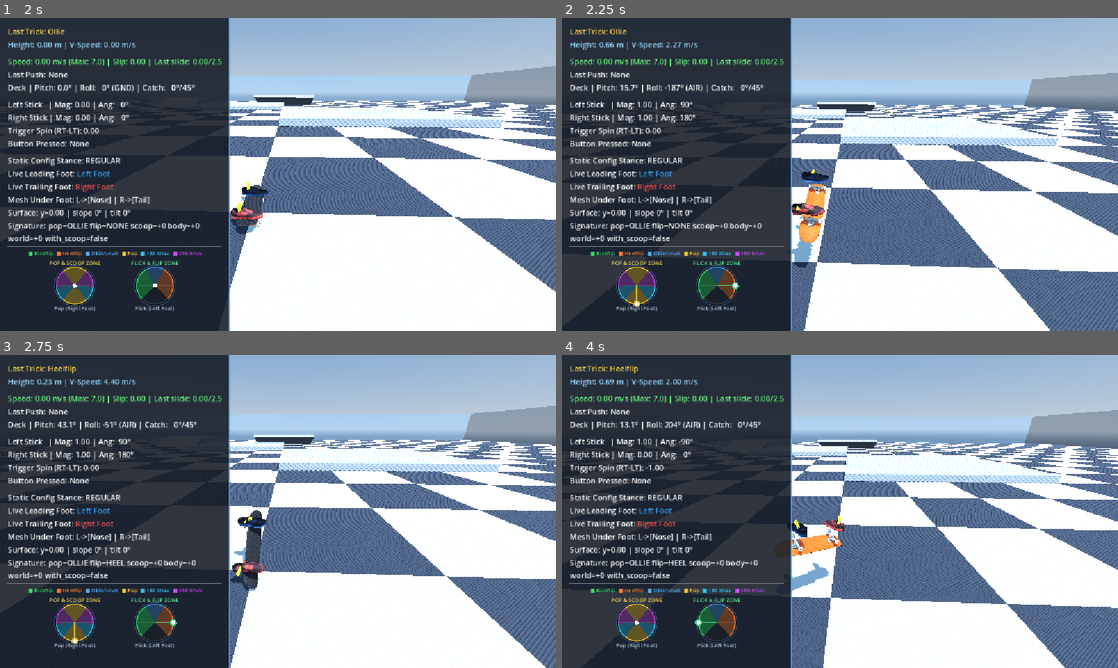
Above: before the commit, frames 1-4 (two rows, left to right).
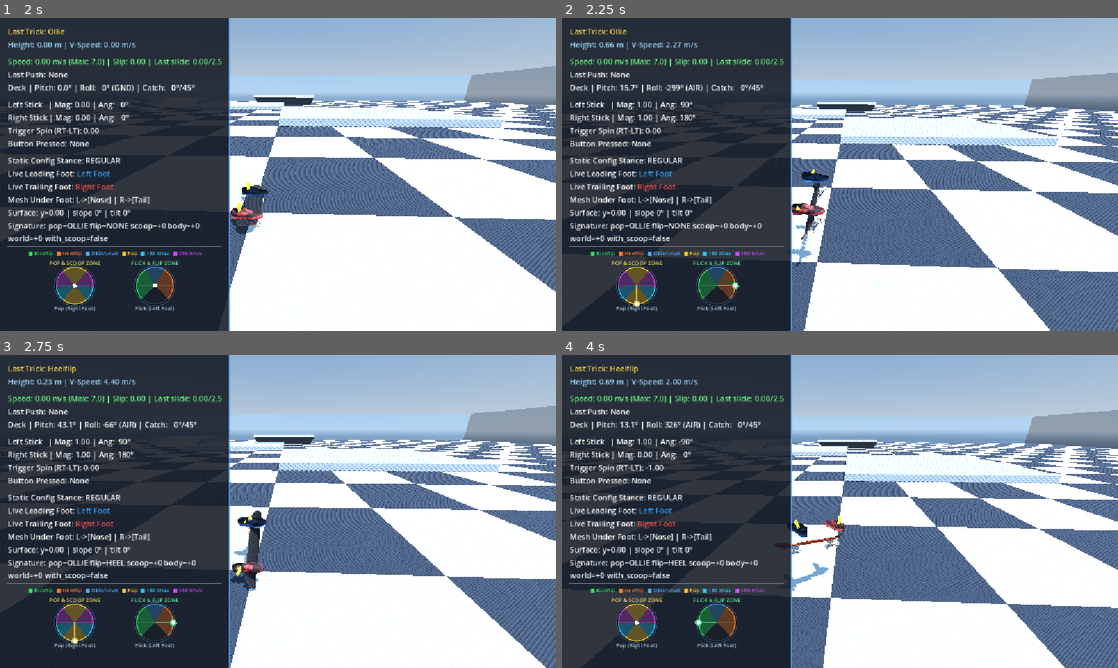
Above: after the commit, the same moments.

Repository: nklunder/skate-sim
Game: Godot game, scene res://scenes/TestWorld.tscn
The game is run twice, just before and just after one commit, with the same random seed, the same clock (stepped at 60 frames per second) and the same inputs.
Inputs (mouse positions are in pixels of both pictures, inside the frame that each line leads up to):
- Up to frame 1 (2 s): tap Enter at 0.5 s; move the mouse to (400, 158) at 0.52 s; hold Right (ui_right) 0.53-1.25 s; hold L 0.53-1.25 s; click (400, 158) at 0.67 s; tap Space at 0.77 s; drag from (166, 190) to (250, 237) at 1.27 s
- Up to frame 2 (2.25 s): move the mouse to (895, 105) at 2.02 s; hold Right (ui_right) from 2.03 s (still down); hold K from 2.03 s (still down)
- Up to frame 3 (2.75 s): keep holding Right (ui_right); keep holding K
- Up to frame 4 (4 s): release Right (ui_right) at 2.75 s; release K at 2.75 s; drag from (812, 574) to (673, 464) at 2.77 s; move the mouse to (1006, 558) at 3.52 s; hold Left (ui_left) from 3.53 s (still down); hold Q from 3.53 s (still down); tap Space at 3.77 s

Frame 1 is identical in both runs. In frame 2, 0.7% of the frame differs, in the area x 18-48%, y 21-80%; in frame 3, 0.2%; in frame 4, 0.6%.

Commit message:
scale rotation rate by how hard the rider flicked
TrickSignature.flick_speed has been measured and plumbed since it was written
and consumed by nothing. Its own doc comment anticipated this, saying it is
recorded rather than computed at point of use because two systems are meant to
scale off the same number.

_impart_deck_rotation() now scales by _flick_rate_scale(), multiplicative
around flick_reference_speed = 14 - a brisk three-frame throw, so an ordinary
flick sits at 1.0x and the tuning only has to describe the deviation. Measured
at 60 Hz from a 0.7 deflection:

    frames to throw   1     2     3     5     12
    units/s          42    21    14    8.4   3.5

It scales BOTH axes by the same factor. That is what keeps flip and scoop
synchronised: their ratio is what makes them arrive together, and scaling
preserves a ratio.

flick_rate_min is the bound that matters. A soft flick should turn the deck
lazily and risk an incomplete trick, not guarantee a primo - the rider should
be able to see it failing and still catch it.

Also converts flick_speed from a single-frame sample, taken on whichever frame
the flick crossed flick_min_deflection, to a peak-hold across the throw. Same
fragility that made the pop impulse depend on thumb timing in 7439b5c: a throw
is several frames long and its speed is not constant across them.

A signature with NO flick measurement means "unmeasured", not "flicked
infinitely slowly", so it takes the reference rate. That is why the keyboard
pop path and every injected test signature are untouched, and why all five
suites stayed byte-identical.

That last part also exposed a coverage gap: StickPoller is what computes stick
speed, and every suite silences it, so flick_speed was structurally
untestable. Recorded in AGENTS.md, and curb_flip_repro gains two cases that
inject explicit flick speeds - 27.20 deg/frame hard against 10.63 lazy, on a
17.00 baseline - verified by falsification.

Co-Authored-By: Claude Opus 5 <noreply@anthropic.com>

Diff:
--- a/scripts/player/SkaterController.gd
+++ b/scripts/player/SkaterController.gd
@@ -119,6 +119,21 @@
 ## Gyroscopic coupling factor: adds rotational inertia to multi-axis tricks (e.g. 360 flips) so they complete later.
 @export var rotational_complexity_coupling: float = 0.15
 
+@export_group("Flick Intensity")
+## Flick speed, in stick-deflection units per second, that produces the REFERENCE rotation rate -
+## i.e. the rate the deck turned at before flick speed was consumed at all.
+##
+## Measured throws at 60 Hz, from a 0.7 deflection: 1 frame = 42, 2 = 21, 3 = 14, 5 = 8.4, 12 = 3.5.
+## 14 is a brisk three-frame throw, so an ordinary flick lands on 1.0x and the tuning below only
+## has to describe the deviation.
+@export var flick_reference_speed: float = 14.0
+## How much rotation rate follows flick speed. 0 ignores it entirely and restores a fixed rate.
+@export_range(0.0, 2.0) var flick_rate_sensitivity: float = 0.5
+## Bounds on the multiplier. The FLOOR is the important one: a soft flick should turn the deck
+## lazily and risk an incomplete trick, not guarantee a primo - the rider should be able to see it
+## failing and still catch it.
+@export var flick_rate_min: float = 0.6
+@export var flick_rate_max: float = 1.6
 ## Where each axis is heading. DERIVED from the turn counts below, never fixed at the pop - see
 ## _refresh_rotation_targets().
 var target_board_roll: float = 0.0
@@ -1094,9 +1109,23 @@
 		flip_roll_rate = 0.0
 		flip_yaw_rate = 0.0
 		return
-	flip_roll_rate = roll_sweep / trick_time
-	flip_yaw_rate = yaw_sweep / trick_time
-
+	# How hard it was flicked scales BOTH axes by the same factor, which is what keeps flip and scoop
+	# synchronised: their ratio is what makes them arrive together, and scaling preserves a ratio.
+	var intensity: float = _flick_rate_scale(sig.flick_speed)
+	flip_roll_rate = roll_sweep / trick_time * intensity
+	flip_yaw_rate = yaw_sweep / trick_time * intensity
+
+## Rotation rate multiplier from how hard the rider flicked, around flick_reference_speed.
+##
+## A signature with NO flick measurement means "unmeasured", not "flicked infinitely slowly": the
+## keyboard pop path sets no speed, and a test injecting a signature directly does not either. Both
+## take the reference rate rather than the floor, which is also what keeps this change a no-op for
+## every existing suite.
+func _flick_rate_scale(flick_speed: float) -> float:
+	if flick_speed <= 0.0 or flick_reference_speed <= 0.0:
+		return 1.0
+	var ratio: float = flick_speed / flick_reference_speed
+	return clampf(1.0 + (ratio - 1.0) * flick_rate_sensitivity, flick_rate_min, flick_rate_max)
 
 ## Rebuilds both rotation targets from the turn counts.
 ##
--- a/scripts/tricks/TrickState.gd
+++ b/scripts/tricks/TrickState.gd
@@ -46,6 +46,15 @@
 @export_range(0.1, 1.0) var scoop_min_deflection: float = 0.30
 ## Sweep that must accumulate before the scoop's DIRECTION is trusted. Below this the sign is noise.
 @export var scoop_direction_min_deg: float = 15.0
+## How fast a remembered flick speed bleeds away, in deflection-units per second per second.
+##
+## `flick_speed` was a SINGLE-FRAME sample taken on whichever frame the flick happened to cross
+## flick_min_deflection - the same fragility that made the pop impulse depend on thumb timing. A
+## throw is several frames long and its speed is not constant across them, so one sample is noise.
+## Peak-held per stick instead, and the peak bleeds so it measures THIS flick rather than one from
+## two seconds ago.
+@export var flick_speed_decay: float = 60.0
+
 ## How fast a loaded tail springs back once the thumb starts coming home, in stick units per second.
 ##
 ## THE COMPRESSION IS PHYSICAL STATE, not a live readout of the thumb, and that distinction is the
@@ -110,7 +119,9 @@
 ## load_release_rate; direction tracks the thumb, so gliding the foot across the tail's pockets
 ## still aims the pop in real time. This, not `rider.back_stick()`, is what a pop is measured from.
 var _load: Vector2 = Vector2.ZERO
-
+## Recent peak speed of each stick. See flick_speed_decay.
+var _left_flick_peak: float = 0.0
+var _right_flick_peak: float = 0.0
 var _accumulated_scoop_deg: float = 0.0
 var _last_frame_scoop_angle: float = 0.0
 var last_combo_string: String = "None"
@@ -129,6 +140,7 @@
 func _physics_process(delta: float) -> void:
 	if rider == null:
 		return
+	_track_flick_speed(delta)
 	_release_spent_pop_stick()
 	_handle_keyboard_pop()
 	_detect_pop_load_and_flick(delta)
@@ -243,6 +255,13 @@
 	last_pop = reversed_pop if riding_reversed else forward_pop
 	_build_trick_signature()
 
+## Peak-holds each stick's speed so a flick is measured by the whole throw rather than by whichever
+## single frame crossed the release threshold.
+func _track_flick_speed(delta: float) -> void:
+	var bleed: float = flick_speed_decay * delta
+	_left_flick_peak = maxf(rider.left_stick_speed, _left_flick_peak - bleed)
+	_right_flick_peak = maxf(rider.right_stick_speed, _right_flick_peak - bleed)
+
 ## Which stick was HELD to load the pop - the trailing one for an ollie, the leading one for a
 ## nollie. Read off `last_pop` rather than `current_pop_state`, which is already POPPED by the time
 ## anything asks.
@@ -360,8 +379,9 @@
 		flick_stick = rider.front_stick()
 		flick_is_left_foot = left_is_front
 
-	# How hard the rider flicked, taken from the flicking stick at the instant the trick is measured.
-	sig.flick_speed = rider.left_stick_speed if flick_is_left_foot else rider.right_stick_speed
+	# How hard the rider flicked: the PEAK of the throw, not the instant the trick happened to be
+	# measured at. See flick_speed_decay.
+	sig.flick_speed = _left_flick_peak if flick_is_left_foot else _right_flick_peak
 
 	# Universal Flick Rule: Flicking outward (-X for Left, +X for Right = behind body) = Kickflip;
 	# Inward (+X for Left, -X for Right = in front of body) = Heelflip.
--- a/tests/curb_flip_repro.gd
+++ b/tests/curb_flip_repro.gd
@@ -78,6 +78,17 @@
 	# Single-axis: nothing to synchronise, but its timing must not have been disturbed by the change.
 	{"label": "360 scoop -> flat", "pos": Vector3(4.0, 0.078, 14.0),
 		"flip": false, "scoop": 360},
+	# FLICK INTENSITY. How hard the stick was thrown scales the rotation rate, so the same trick
+	# finishes sooner or later. Measured throws at 60 Hz from a 0.7 deflection: 1 frame = 42 units/s,
+	# 3 = 14 (the reference), 12 = 3.5. Bounds below are on the frame the roll stops.
+	#
+	# A signature with NO flick measurement means "unmeasured", not "flicked infinitely slowly" - the
+	# keyboard pop sets none, and every other case here injects one. Those must take the reference
+	# rate, which is what keeps this whole feature a no-op for the rest of the suite.
+	{"label": "kickflip, hard flick", "pos": Vector3(4.0, 0.078, 14.0),
+		"flip": true, "scoop": 0, "flick_speed": 42.0, "roll_stops_before": 20},
+	{"label": "kickflip, lazy flick", "pos": Vector3(4.0, 0.078, 14.0),
+		"flip": true, "scoop": 0, "flick_speed": 3.5, "roll_stops_after": 30},
 ]
 
 func _ready() -> void:
@@ -135,6 +146,8 @@
 		sig.pop = TrickSignature.Pop.OLLIE
 		sig.flip = TrickSignature.Flip.KICK if CASES[_case]["flip"] else TrickSignature.Flip.NONE
 		sig.scoop_deg = CASES[_case]["scoop"]
+		if CASES[_case].has("flick_speed"):
+			sig.flick_speed = float(CASES[_case]["flick_speed"])
 		st.current_trick = sig
 		st.last_scoop_sign = -1.0
 		st.current_pop_state = TrickState.PopState.POPPED
@@ -195,6 +208,13 @@
 		elif _last_roll_move != _last_yaw_move:
 			problems.append("roll stopped f%d but yaw stopped f%d (%d frames apart)" % [
 				_last_roll_move, _last_yaw_move, absi(_last_roll_move - _last_yaw_move)])
+	# Flick intensity: a harder throw must finish the rotation sooner, a lazy one later.
+	if c.has("roll_stops_before") and _last_roll_move >= int(c["roll_stops_before"]):
+		problems.append("roll stopped f%d, expected before f%d - a hard flick did not speed it up" % [
+			_last_roll_move, int(c["roll_stops_before"])])
+	if c.has("roll_stops_after") and _last_roll_move <= int(c["roll_stops_after"]):
+		problems.append("roll stopped f%d, expected after f%d - a lazy flick did not slow it down" % [
+			_last_roll_move, int(c["roll_stops_after"])])
 	# The deck must come to rest griptape-up, not a few degrees off.
 	if not _skater.is_flip_settling and not _skater.is_flip_in_progress:
 		var resting: float = absf(_skater.board_mesh.rotation_degrees.z \
Not shown, changed: AGENTS.md
Not shown, changed: docs/CHANGELOG_LEDGER.md
